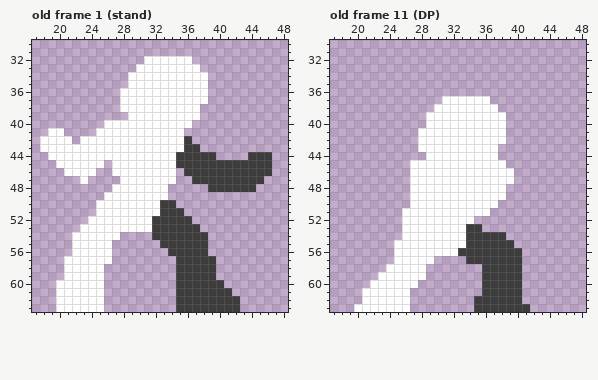
Pixel-art file, stored at src/Unity/Fighters/Assets/Art/Sprites/Animations/specials.aseprite. Above, as it was before the edit.
64x64 pixels, 50 frames. Shown: old frame 1 (stand): x 17..48, y 30..63; old frame 11 (DP): x 17..48, y 30..63. The commit also changed other frames, which this record leaves out.
After:
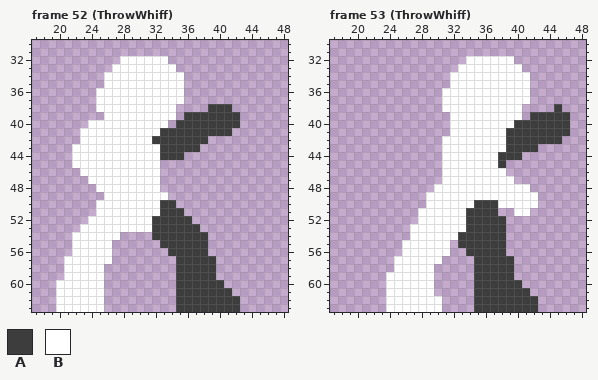
Palette (. is transparent): A #3d3d3d  B #ffffff
A new or re-ordered frame is compared with the old frame closest to it.
Change:
frames 50 -> 93
Changed rows in their new state; - is an unchanged pixel.
Frame 52 (ThrowWhiff) is new; against old frame 1 (stand), layer "Layer 1":
first column x 18:
32 ----------BBB---...----------
33 ---------BBB-----...---------
34 --------BBB-------...--------
35 --------BBB-------...--------
36 -------BBB--------...--------
37 -------BBB--------...--------
38 -------BBB-------...-AAA-----
39 --------BBB------.AAAAAAA----
40 ------BB--------.AAAAAAAA----
41 -..--BB--------AAAAAAAAA-----
42 ....----------AAAA-AA--------
43 ....-----------AAA-----------
44 -...-----------AA-....----...
45 --..----B------..............
46 ---..--BB------..-...........
47 -----.BBBB-----..--.........-
48 -------BB------.-----......--
Frame 53 (ThrowWhiff) is new; against old frame 11 (DP), layer "Layer 1":
first column x 20:
32 --------------BBBBBB-------
33 -------------BBBBBBBB------
34 ------------BBBBBBBBBB-----
35 ------------BBBBBBBBBB-----
36 -----------BBBBBBBBBBB-----
37 -----------------BBBBB-----
38 ----------.-------BBB----A-
39 ---------...-------BB-AAAAA
40 ---------...-------BAAAAAAA
41 --------....-------AAAAAAAA
42 --------...--------AAAAAAA-
43 --------...-------BAAAA----
44 ---------..-------AAA------
45 -------....-------A--------
46 -------....--------.-------
47 -------....----------------
48 -------...---------BBB-----
49 -------..----------BBBB----
50 -------..------AAABBBBB----
51 ------..------AAAA--BB-----
52 ------..------AAAAA--------
53 ------.---------AAA--------
54 ------.------A-------------
55 -----.------.A-----.-------
56 -----.------..-----..------
57 ----------B---.-----.------
58 ----.----B-----A----.------
59 ---.-----B-----A----.------
60 --..----BB-----A-----------
61 -...---BBB-----A-----A-----
62 -...---BBBB----------AA----
63 ....---BBBB-----------A----
Where, in picture pixels (left, top, right, bottom), the same in both pictures:
changed: (40, 56, 272, 192)
changed: (354, 56, 570, 312)
